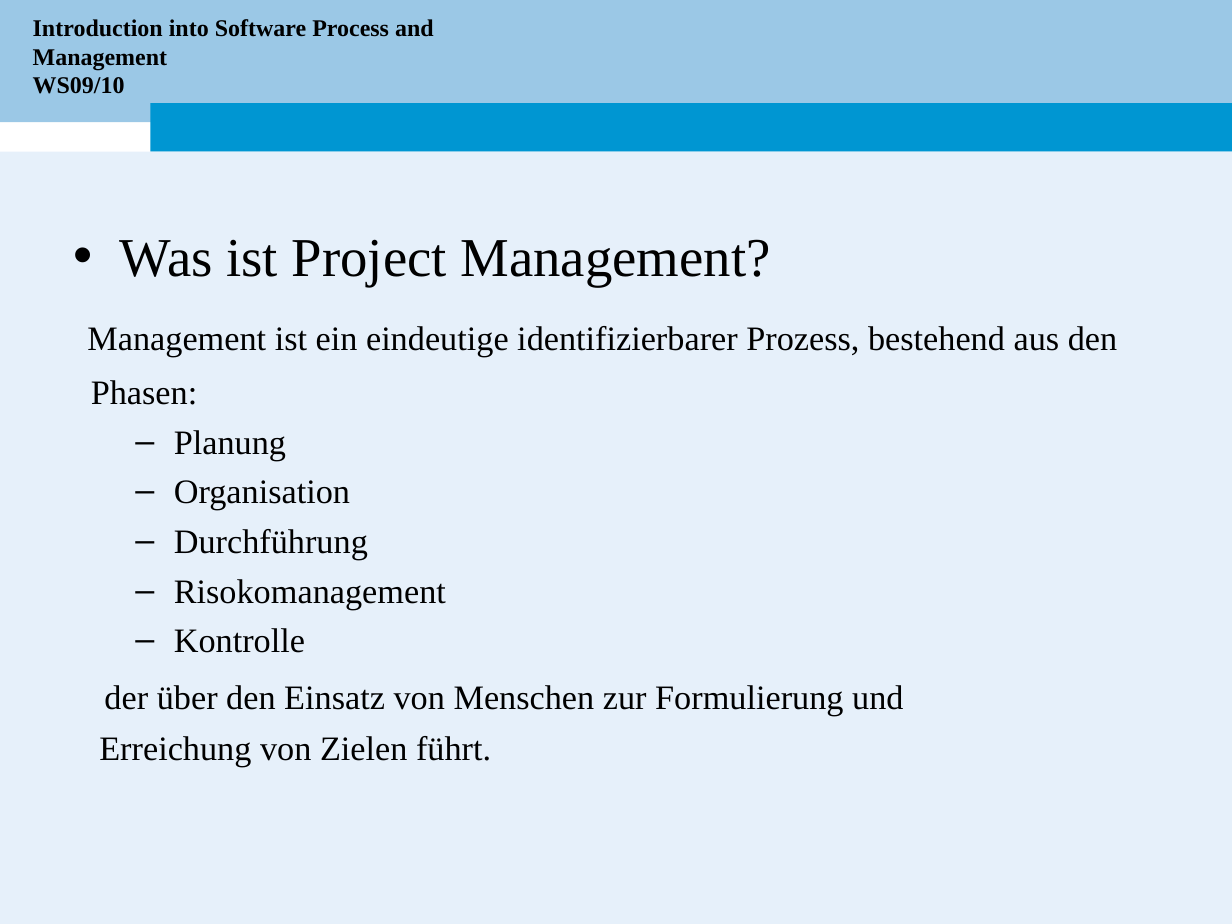
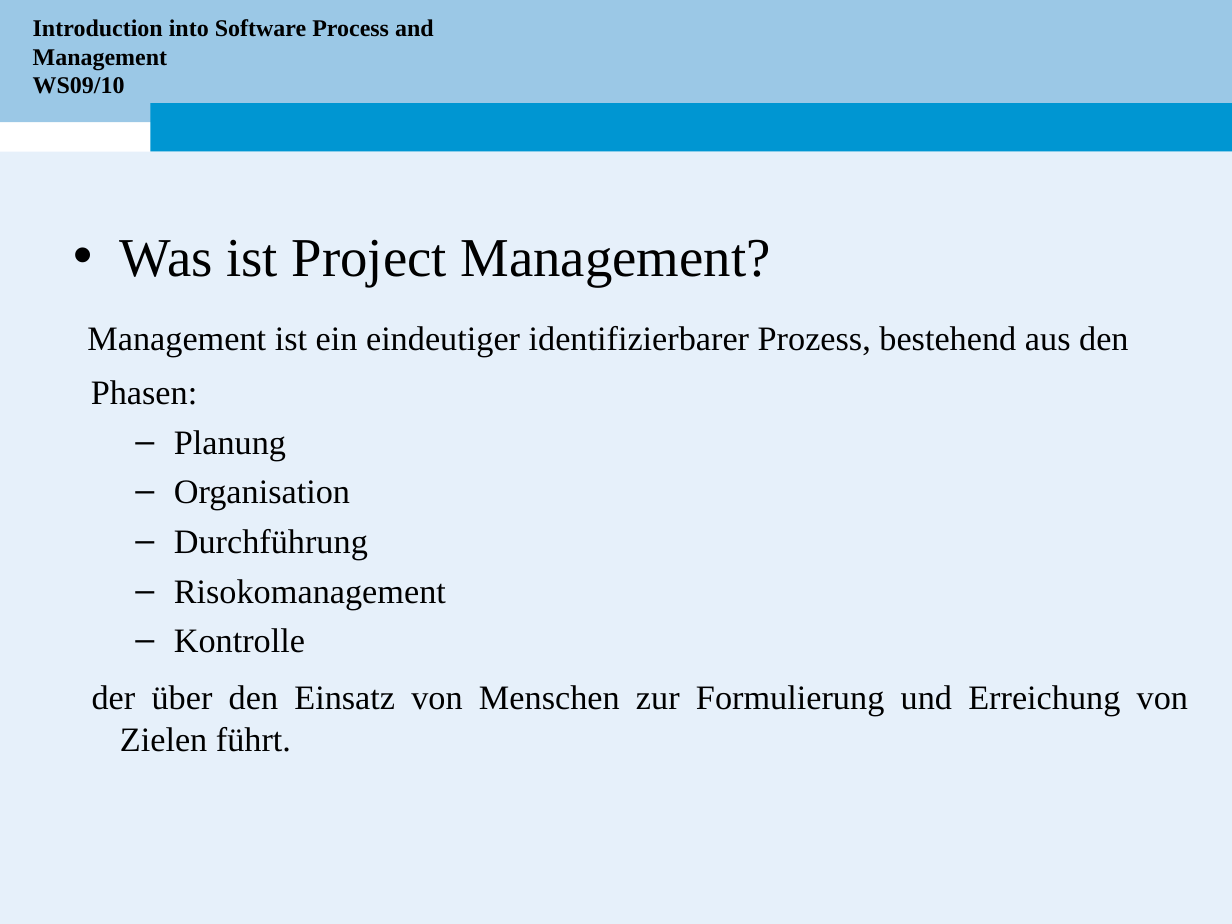
Before and after one commit to electrojit/simeonov, a slide deck: slide 5 of WS10/Bachelor Seminar/Presentaetion/Seminar-Simeonov.ppt (slide 6 before the commit). Drawn at 1232x924 pixels with LibreOffice and Linux fonts; fonts in the diff are those of the drawing; background and template pictures are left out. Boxes give left, top, right and bottom in pixels: in the first picture for what was removed or moved away, otherwise in the second. Text is boxed around its words. In the diff, an @@ line names an element or a change of style, - is before the commit and + after.

```diff
--- a/WS10/Bachelor Seminar/Presentaetion/Seminar-Simeonov.ppt
+++ b/WS10/Bachelor Seminar/Presentaetion/Seminar-Simeonov.ppt
@@ text at box(87, 326, 1128, 357): text changed @@
-Management ist ein eindeutige identifizierbarer Prozess, bestehend aus den
+Management ist ein eindeutiger identifizierbarer Prozess, bestehend aus den
@@ text at box(92, 685, 1188, 752): text changed @@
-der über den Einsatz von Menschen zur Formulierung und
-Erreichung von Zielen führt.
+der über den Einsatz von Menschen zur Formulierung und Erreichung von Zielen führt.
```
Also in this commit, not shown: 6 other slides changed, 5 slides added, 1 slide removed, 4 other files.
